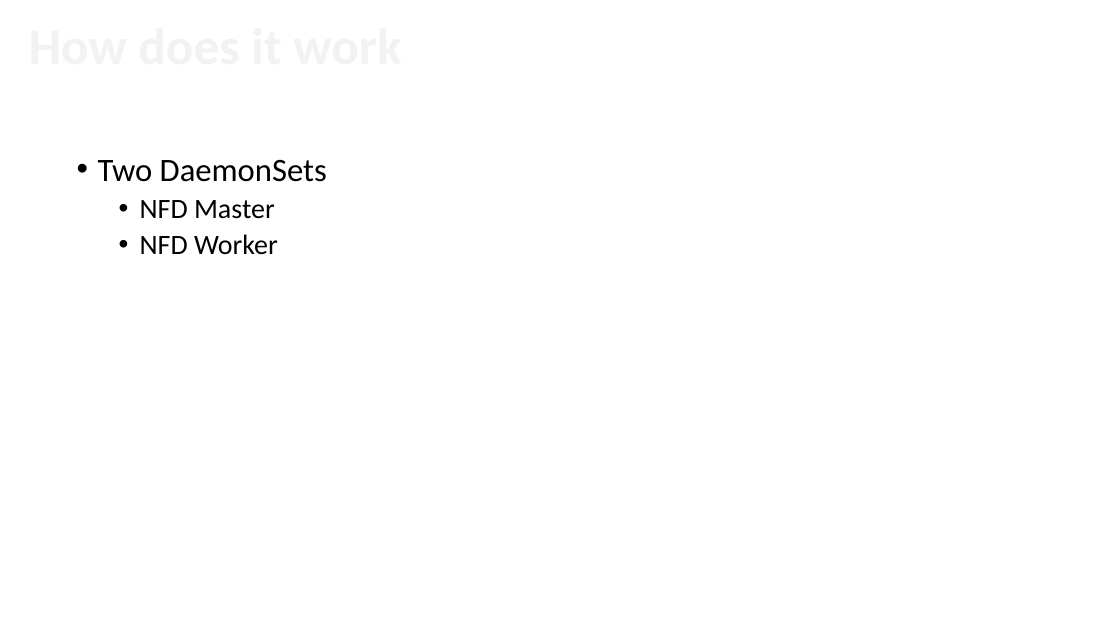
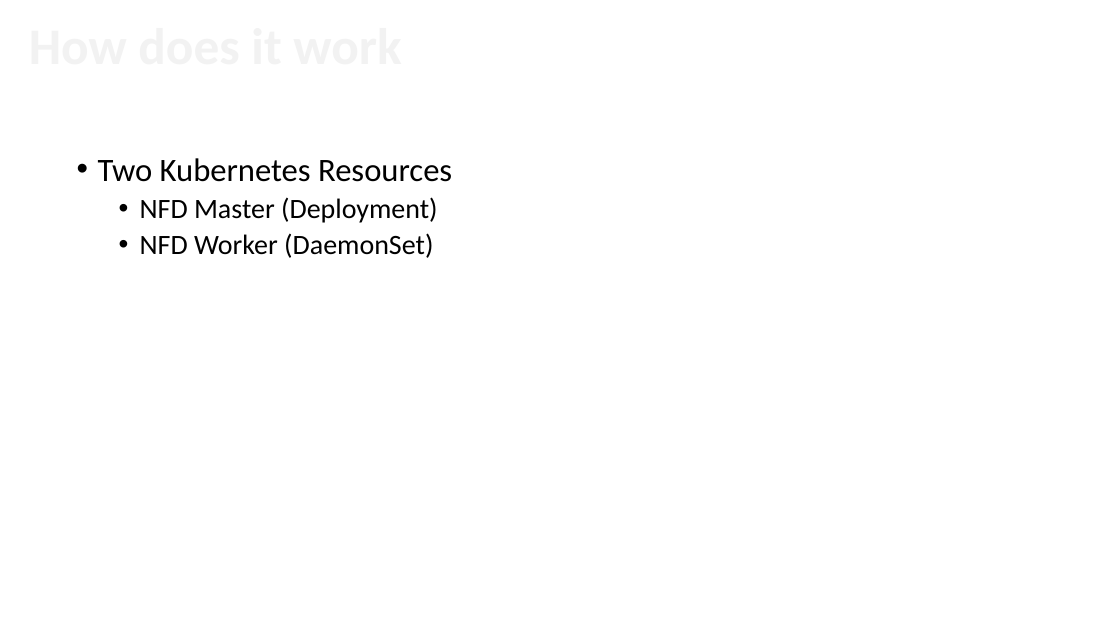
Before and after one commit to mak3r/nfd-demo, a slide deck: slide 16 of slides/Taming Unbounded Resources with NFD.pptx (slide 9 before the commit). Drawn at 1120x630 pixels with LibreOffice and Linux fonts; fonts in the diff are those of the drawing; background and template pictures are left out. Boxes give left, top, right and bottom in pixels: in the first picture for what was removed or moved away, otherwise in the second. Text is boxed around its words. In the diff, an @@ line names an element or a change of style, - is before the commit and + after.

```diff
--- a/slides/Taming Unbounded Resources with NFD.pptx
+++ b/slides/Taming Unbounded Resources with NFD.pptx
@@ text at [98, 158, 452, 258]: text changed @@
-• Two DaemonSets
-  • NFD Master
-  • NFD Worker
+• Two Kubernetes Resources
+  • NFD Master (Deployment)
+  • NFD Worker (DaemonSet)
```
Also in this commit, not shown: 15 other slides changed, 13 slides added, 1 slide removed, 8 other files.
